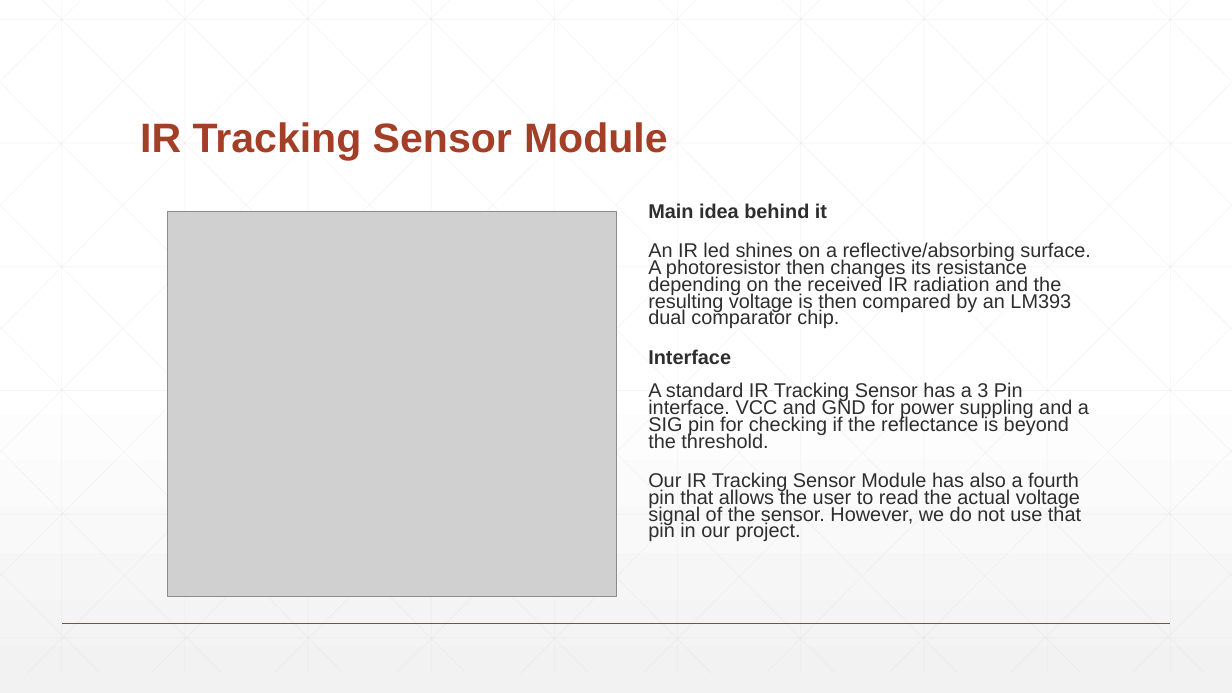
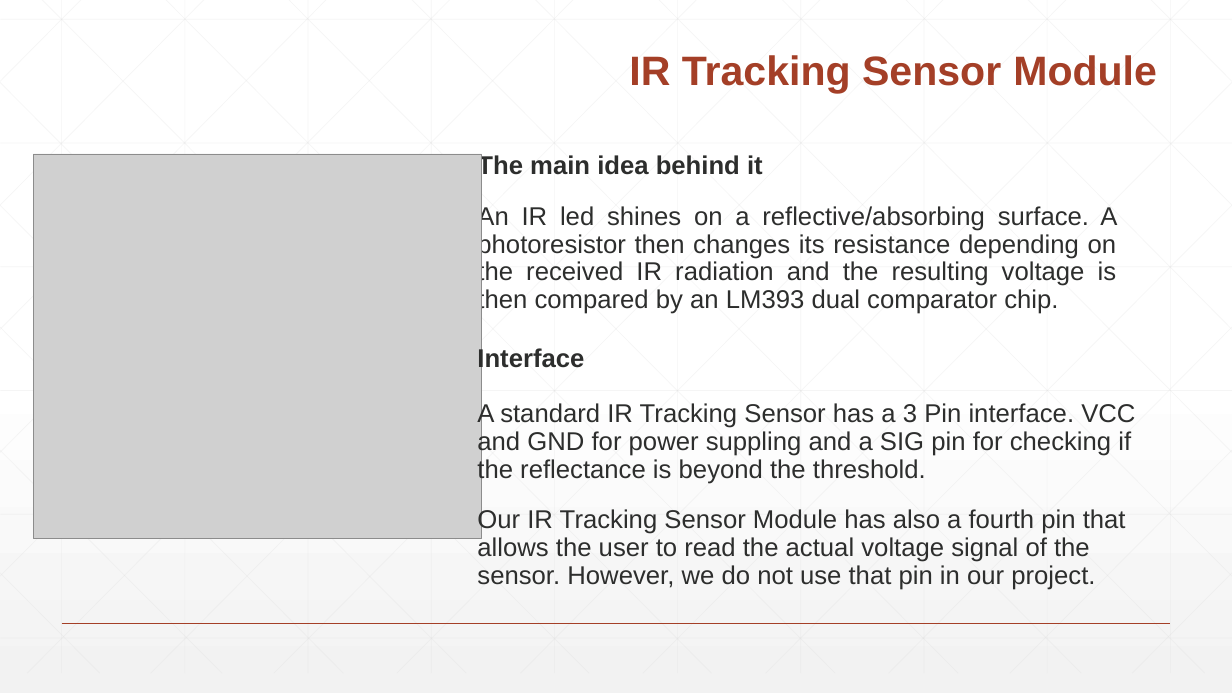
Before and after one commit to filippocastelli/uolli, a slide deck: slide 1 of Hardware_description.pptx. Drawn at 1232x693 pixels with LibreOffice and Linux fonts; fonts in the diff are those of the drawing; grey boxes stand for pictures. Boxes give left, top, right and bottom in pixels: in the first picture for what was removed or moved away, otherwise in the second. Text is boxed around its words. In the diff, an @@ line names an element or a change of style, - is before the commit and + after.

```diff
--- a/Hardware_description.pptx
+++ b/Hardware_description.pptx
@@ title "IR Tracking Sensor Module": place and size @@
-title "IR Tracking Sensor Module" at (140,122,668,161)
+title "IR Tracking Sensor Module" at (629,55,1157,93)
@@ text "The main idea behind it": place and size @@
-text "The main idea behind it" at (648,203,1091,541)
+text "The main idea behind it" at (477,154,1117,314)
@@ picture: place and size @@
-picture at (167,212,616,597)
+picture at (33,154,482,540)
@@ text at (477,154,763,180): text changed; size 15.5 to 20 pt @@
-Main idea behind it
+The main idea behind it
@@ text at (477,204,1117,314): size 15.5 to 20 pt; alignment left to justified; line spacing 0.7 to 0.9 @@
@@ text added at (477,346,1135,590), 20 pt, text #2D2E2D @@
+Interface
+A standard IR Tracking Sensor has a 3 Pin interface. VCC and GND for power suppling and a SIG pin for checking if the reflectance is beyond the threshold.
+Our IR Tracking Sensor Module has also a fourth pin that allows the user to read the actual voltage signal of the sensor. However, we do not use that pin in our project.
@@ text at (648,349,1089,541): paragraphs removed @@
-Interface
-A standard IR Tracking Sensor has a 3 Pin interface. VCC and GND for power suppling and a SIG pin for checking if the reflectance is beyond the threshold.
-Our IR Tracking Sensor Module has also a fourth pin that allows the user to read the actual voltage signal of the sensor. However, we do not use that pin in our project.
```
Also in this commit, not shown: 14 other slides changed.
